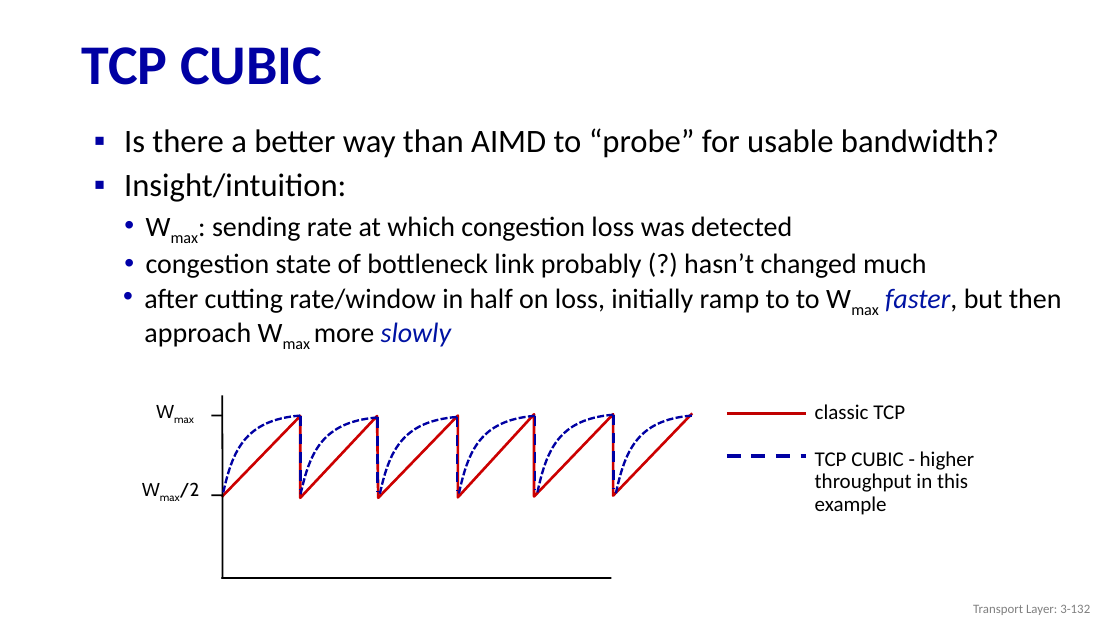
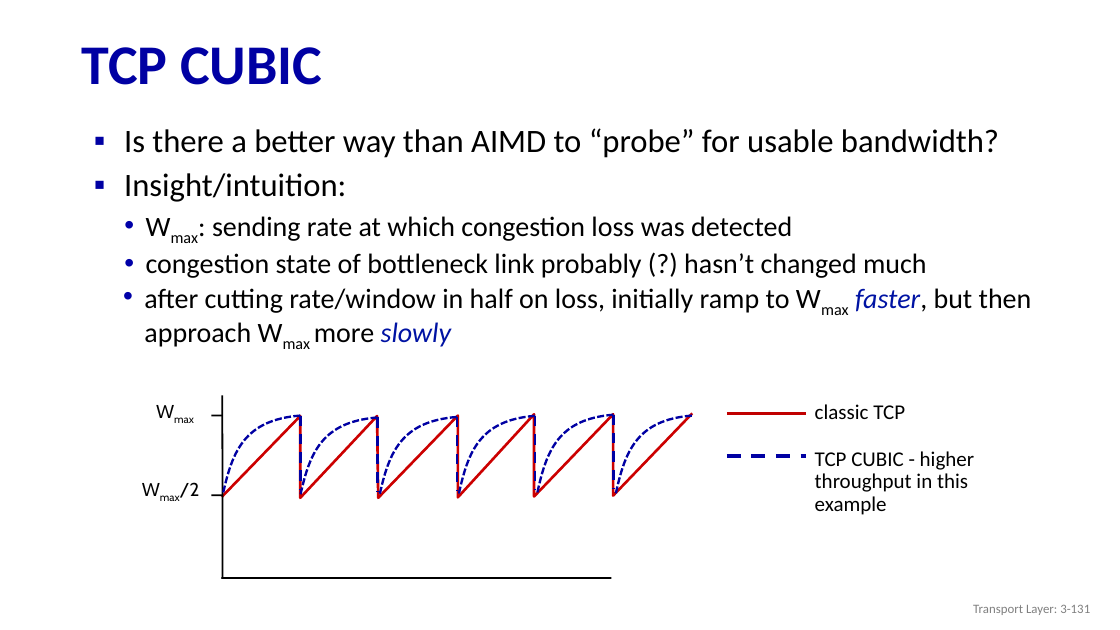
Before and after one commit to huangqy89/cn-2026, a slide deck: slide 131 of static_files/lectures/Chapter_3_v8.2.pptx (slide 132 before the commit). Drawn at 1120x630 pixels with LibreOffice and Linux fonts; fonts in the diff are those of the drawing. Boxes give left, top, right and bottom in pixels: in the first picture for what was removed or moved away, otherwise in the second. Text is boxed around its words. In the diff, an @@ line names an element or a change of style, - is before the commit and + after.

```diff
--- a/static_files/lectures/Chapter_3_v8.2.pptx
+++ b/static_files/lectures/Chapter_3_v8.2.pptx
@@ text at (144, 288, 1032, 347): text changed @@
-  • after cutting rate/window in half on loss, initially ramp to to Wmax faster, but then approach Wmax more slowly
+  • after cutting rate/window in half on loss, initially ramp to Wmax faster, but then approach Wmax more slowly
@@ text at (973, 605, 1090, 615): text changed @@
-Transport Layer: 3-132
+Transport Layer: 3-131
```
Also in this commit, not shown: 3 other slides changed, 5 slides added, 3 slides removed, 3 other files.
